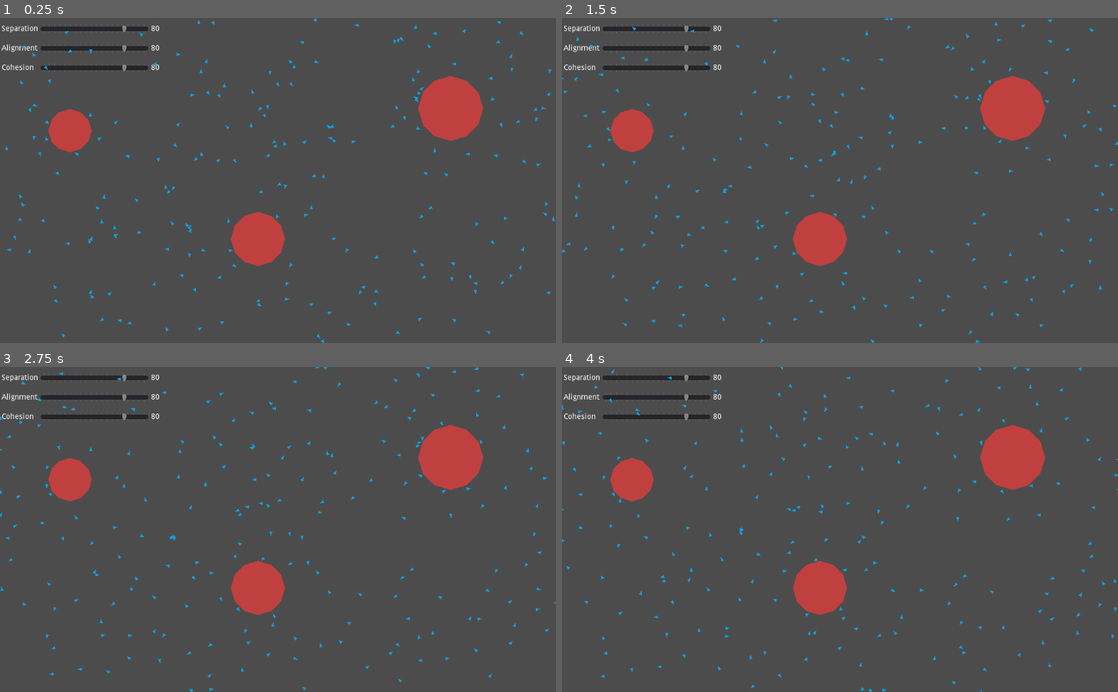
Above: before the commit, frames 1-4 (two rows, left to right).
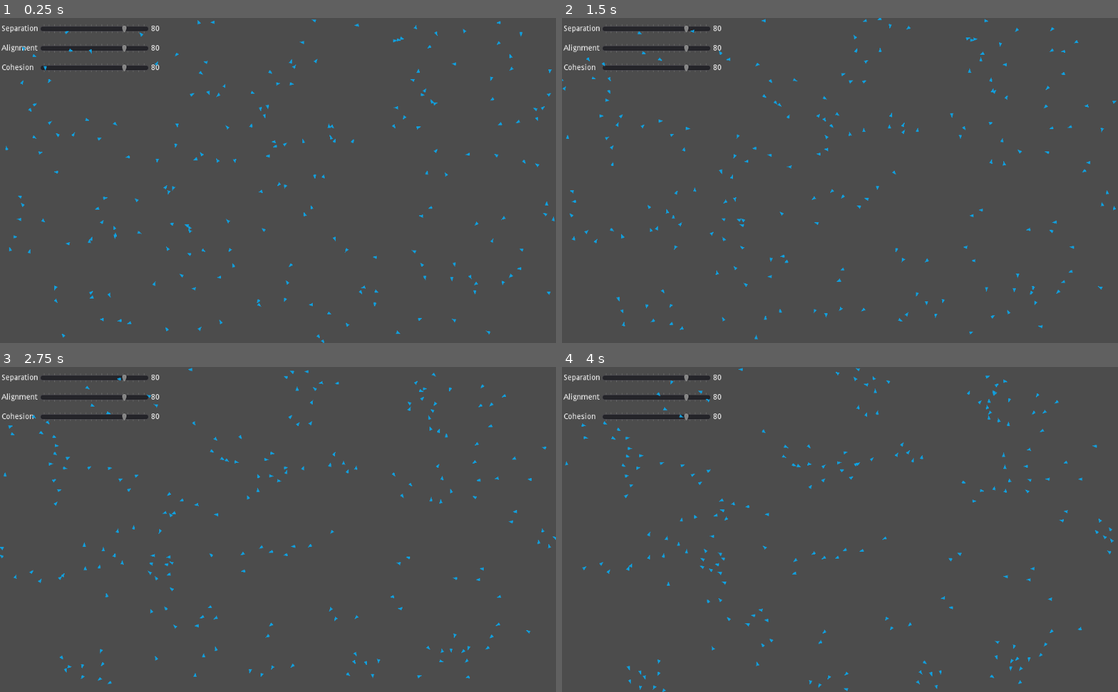
Above: after the commit, the same moments.

Repository: deplanty/boids-godot
Game: Godot game, scene res://scenes/board.tscn
Same seed, same stepped clock (60 frames per second), same inputs: the game is played once before the commit and once after it.
Inputs:
- Up to frame 1 (0.25 s): no input
- Up to frame 2 (1.5 s): no input
- Up to frame 3 (2.75 s): no input
- Up to frame 4 (4 s): no input

The runs differ from the first frame. In frame 1, 4.5% of the frame differs, in the area x 1-100%, y 0-100%; in frame 2, 5.7%; in frame 3, 5.7%, in the area x 0-100%, y 0-100%; in frame 4, 5.7%.

Commit message:
Add the ability to pause the simulation and remove obstacles (WIP)

Diff:
--- a/project.godot
+++ b/project.godot
@@ -33,6 +33,14 @@
 
 common/drop_mouse_on_gui_input_disabled=true
 
+[input]
+
+pause_space={
+"deadzone": 0.5,
+"events": [ Object(InputEventKey,"resource_local_to_scene":false,"resource_name":"","device":0,"alt":false,"shift":false,"control":false,"meta":false,"command":false,"pressed":false,"scancode":32,"physical_scancode":0,"unicode":0,"echo":false,"script":null)
+ ]
+}
+
 [layer_names]
 
 2d_physics/layer_1="Boids"
--- a/scenes/board.gd
+++ b/scenes/board.gd
@@ -3,6 +3,13 @@
 
 var boid_scene = preload("res://scenes/boid.tscn")
 onready var boids_list = $Boids
+
+enum STATE {
+	RUN,
+	PAUSE,
+}
+var state_pause = STATE.PAUSE
+
 
 func _ready():
 	add_boids(Flock.quantity)
@@ -14,6 +21,11 @@
 	$Control/GridContainer/Separation.value = Flock.separation * 100
 	$Control/GridContainer/Alignment.value = Flock.alignment * 100
 	$Control/GridContainer/Cohesion.value = Flock.cohesion * 100
+
+
+func _process(delta):
+	if Input.is_action_pressed("pause_space"):
+		toggle_pause()
 
 # Signals
 
@@ -33,9 +45,22 @@
 
 # Methods
 
-func add_boids(n=1):
+func add_boids(n=1) -> void:
 	for i in n:
 		var boid = boid_scene.instance()
 		boid.set_random_position(Screen.width, Screen.height)
 		boid.id = " ".join(["Boid", i])
 		boids_list.add_child(boid)
+
+
+func toggle_pause() -> void:
+	var state :bool
+	if state_pause == STATE.RUN:
+		state_pause = STATE.PAUSE
+		state = false
+	elif state_pause == STATE.PAUSE:
+		state_pause = STATE.RUN
+		state = true
+
+	for boid in $Boids.get_children():
+		boid.set_process(state)
--- a/scenes/boid.gd
+++ b/scenes/boid.gd
@@ -54,7 +54,7 @@
 	if obst.size() > 0:
 		close_obs /= obst.size()
 
-	speed += close_obs * 400 * delta
+#	speed += close_obs * 400 * delta
 
 	# Adapt speed to match the target speed
 #	var speed_magnitude = speed.length()
--- a/scenes/obstacle.tscn
+++ b/scenes/obstacle.tscn
@@ -4,7 +4,9 @@
 radius = 20.0
 
 [node name="Obstacle" type="StaticBody2D"]
-collision_layer = 2
+visible = false
+collision_layer = 0
+collision_mask = 0
 
 [node name="CollisionShape2D" type="CollisionShape2D" parent="."]
 shape = SubResource( 1 )
